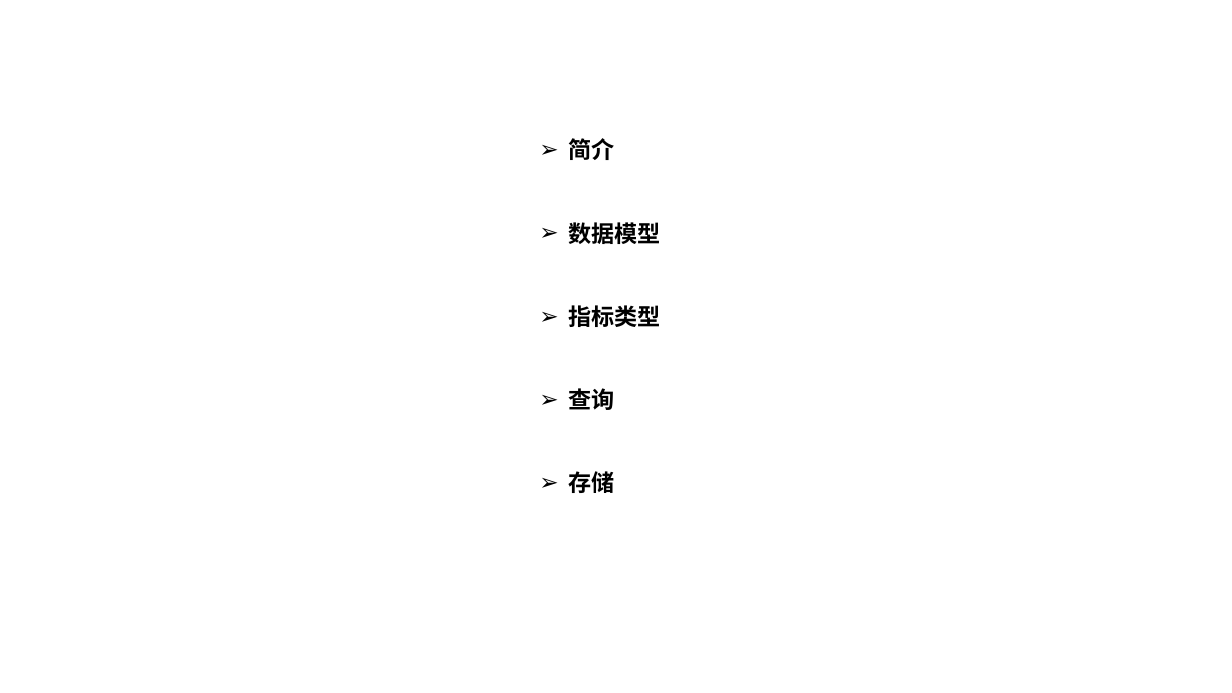
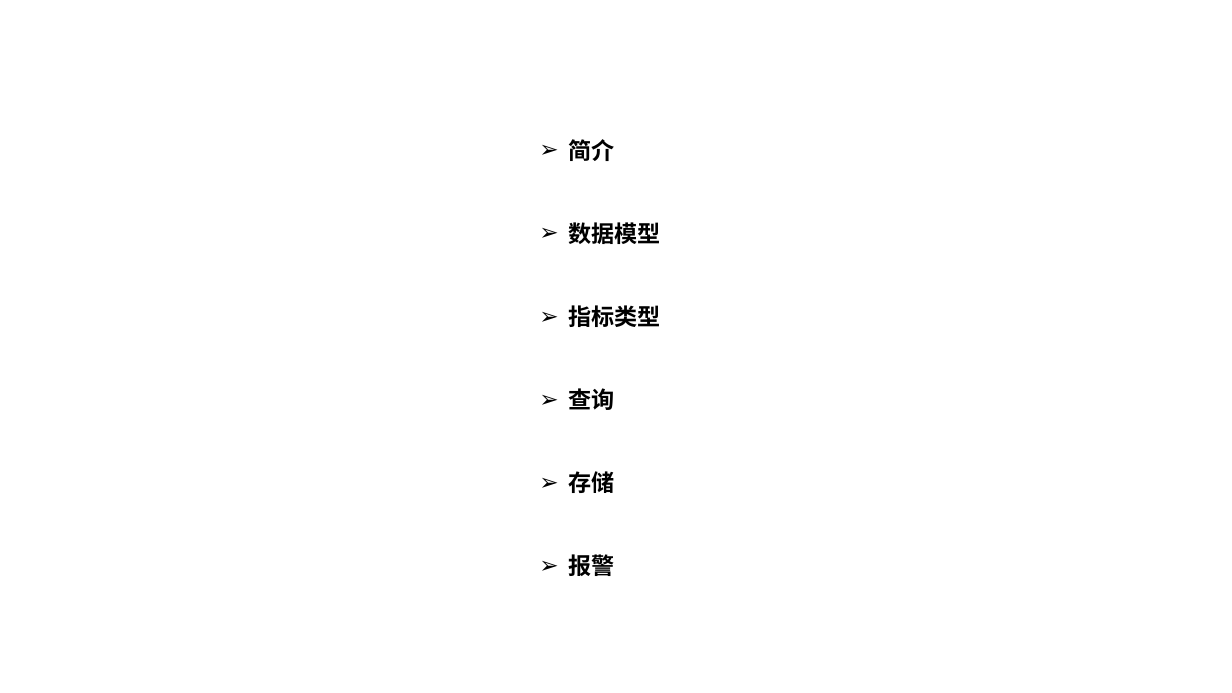
Before and after one commit to kingreatwill/open, a slide deck: slide 1 of files/Prometheus.pptx. Drawn at 1232x693 pixels with LibreOffice and Linux fonts; fonts in the diff are those of the drawing. Boxes give left, top, right and bottom in pixels: in the first picture for what was removed or moved away, otherwise in the second. Text is boxed around its words. In the diff, an @@ line names an element or a change of style, - is before the commit and + after.

```diff
--- a/files/Prometheus.pptx
+++ b/files/Prometheus.pptx
@@ text at (x1=568, y1=551, x2=614, y2=580): paragraph added @@
+➢ 报警
```
Also in this commit, not shown: 2 other slides changed, 11 slides added, 4 other files.
